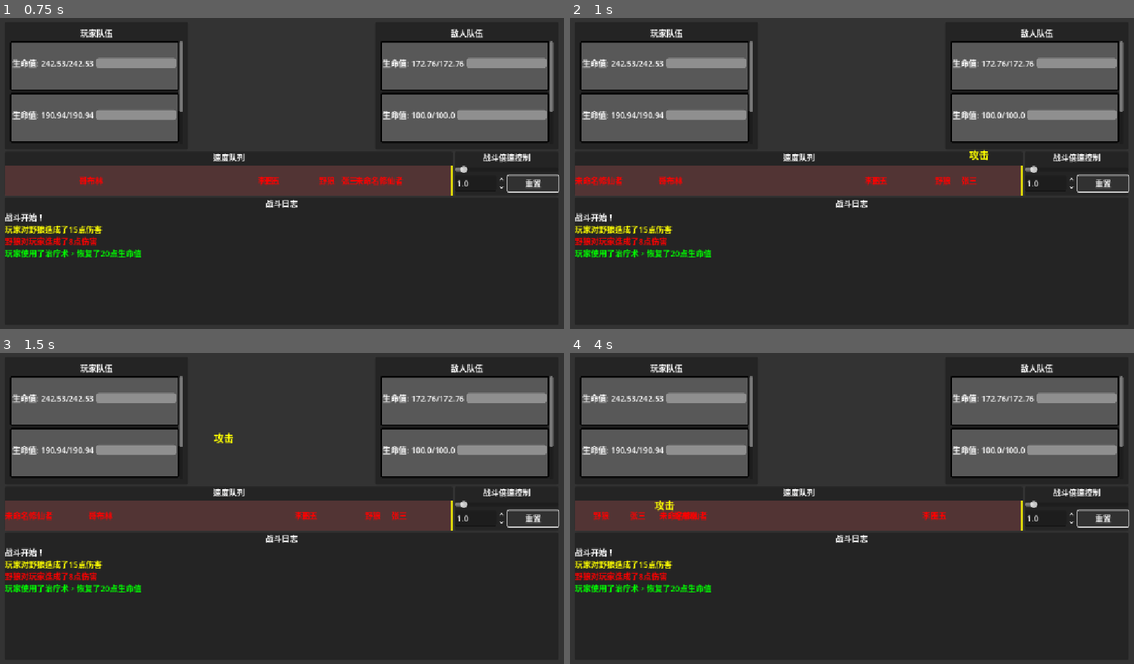
Above: before the commit, frames 1-4 (two rows, left to right).
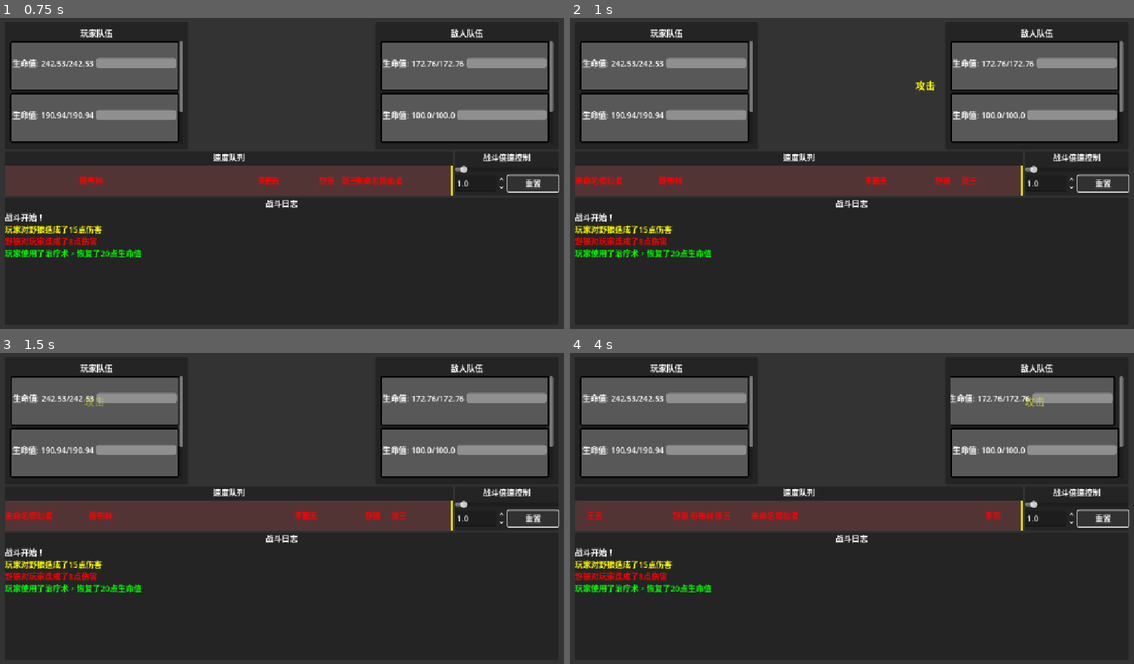
Above: after the commit, the same moments.

Repository: sevenyjl/Cultivation-Game
Game: Godot game, scene res://tscns/main.tscn
Two runs of this game, one before a commit and one after it. Both use one fixed random seed, a clock stepped at 60 frames per second and the inputs below.
Inputs:
- Up to frame 1 (0.75 s): click "重置" at 0.5 s
- Up to frame 2 (1 s): no input
- Up to frame 3 (1.5 s): click "重置" at 1.25 s
- Up to frame 4 (4 s): click "重置" at 2 s

Frame 1 is identical in both runs. In frame 2, 0.2% of the frame differs, in the area x 61-75%, y 20-46%; in frame 3, 0.3%; in frame 4, 1.2%, in the area x 2-98%, y 7-54%.

Commit message:
feat(战斗动画): 改进攻击动画效果并添加目标抖动
添加目标抖动效果增强战斗反馈，优化动画流程移除不必要的等待时间
改进攻击动画位置计算以考虑滚动容器可视区域

Diff:
--- a/cultivation-godot/tscns/战斗UI.gd
+++ b/cultivation-godot/tscns/战斗UI.gd
@@ -91,12 +91,10 @@
 		var enemy_component = enemies[0]
 		# 创建攻击动画
 		创建攻击动画(attacker_component, enemy_component)
-		# 等待动画完成（1秒）
-		await get_tree().create_timer(1.0).timeout
 	else:
 		# 如果没有敌人，等待0.5秒
 		await get_tree().create_timer(0.5).timeout
-	_是否处理速度队列=true
+		_是否处理速度队列=true
 	# print("攻击结束")
 
 # 创建攻击动画
@@ -113,28 +111,91 @@
 	# 添加到场景根节点（确保能覆盖所有UI元素）
 	add_child(attack_label)
 
-	# 计算攻击者和目标的世界坐标中心
-	var attacker_global_pos = attacker_component.global_position
-	var attacker_center = attacker_global_pos + Vector2(attacker_component.size.x / 2, attacker_component.size.y / 2)
-
-	var target_global_pos = target_component.global_position
-	var target_center = target_global_pos + Vector2(target_component.size.x / 2, target_component.size.y / 2)
-
-	# 转换为本地坐标并设置攻击标签的初始位置（使用Control节点的global_position转换）
-	attack_label.global_position = attacker_center - Vector2(attack_label.size.x / 2, attack_label.size.y / 2)
-
-	# 创建Tween动画
+	# 计算攻击者和目标的可见位置，考虑滚动容器的可视区域
+	var start_pos = _get_visible_position(attacker_component)
+	var end_pos = _get_visible_position(target_component)
+
+	# 设置攻击标签的初始位置
+	attack_label.global_position = start_pos - Vector2(attack_label.size.x / 2, attack_label.size.y / 2)
+
+	# 创建Tween动画 - 攻击移动动画
 	var tween = create_tween()
-	tween.tween_property(attack_label, "global_position", target_center - Vector2(attack_label.size.x / 2, attack_label.size.y / 2), 1.0)
-	# 使用tween.delay()方法添加延迟，然后再添加淡出效果
-	tween.tween_interval(0.8)
-	tween.tween_property(attack_label, "modulate:a", 0.0, 0.2).from(1.0) # 添加淡出效果
-
-	# 动画完成后移除节点
-	tween.finished.connect(func():
-		if is_instance_valid(attack_label):
-			attack_label.queue_free()
+
+	# 攻击动画：移动效果 - 先执行移动
+	tween.tween_property(attack_label, "global_position", end_pos - Vector2(attack_label.size.x / 2, attack_label.size.y / 2), 0.5)
+
+	# 移动完成后，触发回调函数执行并行的淡出和抖动动画
+	tween.tween_callback(func():
+		# 创建淡出动画
+		var fade_tween = create_tween()
+		fade_tween.tween_property(attack_label, "modulate:a", 0.0, 0.2).from(1.0)
+
+		# 创建抖动动画 - 与淡出并行执行
+		var shake_tween = create_tween()
+
+		# 保存目标原始位置
+		var original_position = target_component.position
+
+		# 快速抖动效果：左右上下小幅度移动
+		shake_tween.tween_property(target_component, "position", original_position + Vector2(5, 0), 0.05) # 右移
+		shake_tween.tween_property(target_component, "position", original_position + Vector2(-8, 0), 0.05) # 左移
+		shake_tween.tween_property(target_component, "position", original_position + Vector2(5, 0), 0.05) # 右移
+		shake_tween.tween_property(target_component, "position", original_position + Vector2(0, -3), 0.05) # 上移
+		shake_tween.tween_property(target_component, "position", original_position + Vector2(0, 3), 0.05) # 下移
+		shake_tween.tween_property(target_component, "position", original_position, 0.05) # 恢复原位
+
+		# 监听淡出动画完成
+		fade_tween.finished.connect(func():
+			# 等待淡出动画完成后移除节点
+			if is_instance_valid(attack_label):
+				attack_label.queue_free()
+
+			# 标记可以处理下一个动画
+			_是否处理速度队列 = true
+		)
 	)
+
+
+# 获取考虑滚动容器可视区域的组件位置
+func _get_visible_position(component: Control) -> Vector2:
+	# 获取组件的全局位置中心
+	var component_global_pos = component.global_position
+	var component_center = component_global_pos + Vector2(component.size.x / 2, component.size.y / 2)
+
+	# 检查组件是否在玩家队伍或敌人队伍中（这些可能是滚动容器）
+	if _is_in_scroll_container(component):
+		var scroll_container = _get_scroll_container(component)
+		if scroll_container:
+			# 获取滚动容器的可视区域
+			var scroll_rect = scroll_container.get_rect()
+			var scroll_container_global_pos = scroll_container.global_position
+			var viewport_rect = Rect2(scroll_container_global_pos, scroll_rect.size)
+
+			# 检查组件中心是否在滚动容器的可视区域内
+			if not viewport_rect.has_point(component_center):
+				# 如果不在可视区域内，返回滚动容器的中心点作为替代
+				return scroll_container_global_pos + Vector2(scroll_rect.size.x / 2, scroll_rect.size.y / 2)
+
+	# 如果在可视区域内或没有滚动容器，返回组件的实际中心位置
+	return component_center
+
+# 检查组件是否在滚动容器内
+func _is_in_scroll_container(component: Control) -> bool:
+	var parent = component.get_parent()
+	while parent:
+		if parent is ScrollContainer:
+			return true
+		parent = parent.get_parent()
+	return false
+
+# 获取组件所在的滚动容器
+func _get_scroll_container(component: Control) -> ScrollContainer:
+	var parent = component.get_parent()
+	while parent:
+		if parent is ScrollContainer:
+			return parent
+		parent = parent.get_parent()
+	return null
 
 func _process(delta: float) -> void:
 	_速度队列处理(delta)
